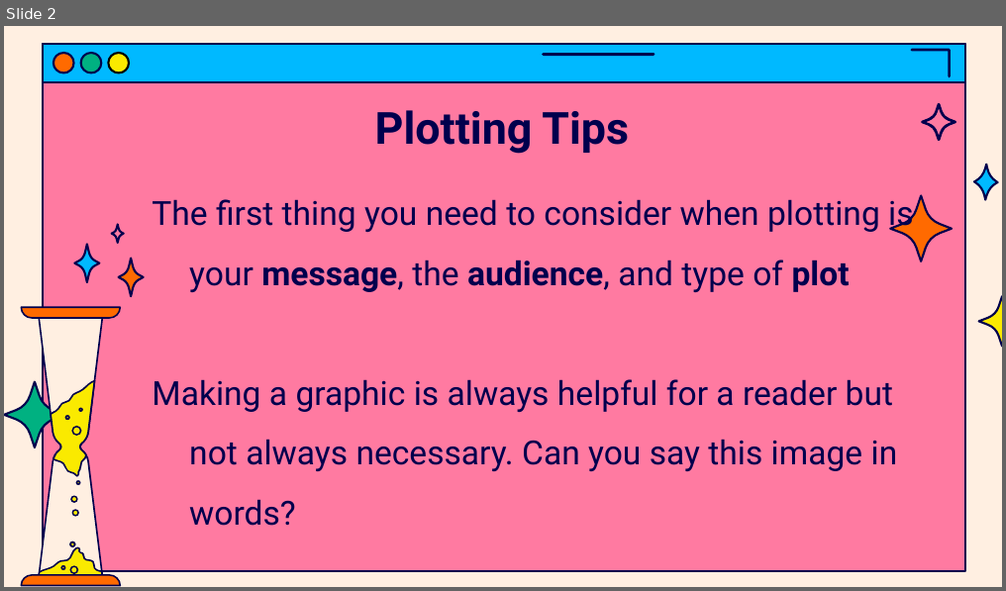
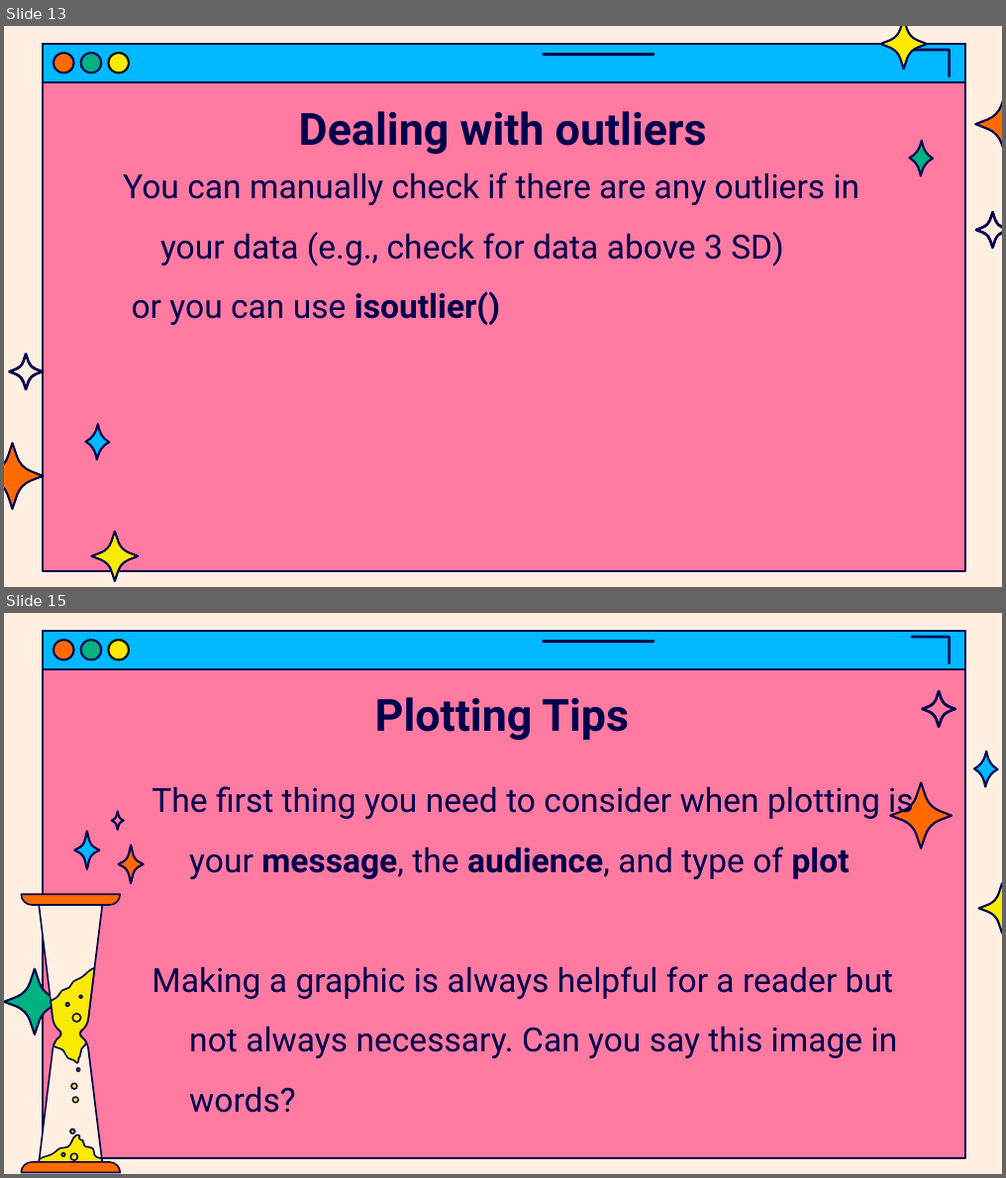
Before and after one commit to jasondsc/MATDRAB2MATFAB, a slide deck: slides/MATLAB_class_4.pptx. Shown one above the other, each under a label of ours: slide 2 before the commit, slides 13 and 15 after it; the slides between them are not shown. The pictures are 1006x591 and 1006x1178 pixels, drawn with LibreOffice and Linux fonts; fonts in the diff are those of the drawing. Boxes give left, top, right and bottom in pixels: in the first picture for what was removed or moved away, otherwise in the second. Text is boxed around its words. In the diff, an @@ line names an element or a change of style, - is before the commit and + after.

```diff
--- a/slides/MATLAB_class_4.pptx
+++ b/slides/MATLAB_class_4.pptx
@@ slide 13 added at [4,26,1002,587], background #FFEFE1; not listed: 1 template element that a slide beside it also shows @@
@@ group added at [43,44,965,81]: 6 freeform shapes @@
@@ freeform shape added at [880,26,926,69], fill #FAEA00, outline #00004D 1.5 pt @@
@@ title added at [299,111,707,155], 32 pt, text #00004D, bold @@
+Dealing with outliers
@@ freeform shape added at [975,91,1002,157], fill #FF6A00, outline #00004D 1.5 pt @@
@@ freeform shape added at [909,141,933,176], fill #00B181, outline #00004D 1.5 pt @@
@@ text added at [123,173,860,326], 24 pt, text #00004D @@
+You can manually check if there are any outliers in your data (e.g., check for data above 3 SD)
+or you can use isoutlier()
@@ freeform shape added at [975,211,1002,249], fill #00004D, outline #00004D 0.75 pt @@
@@ freeform shape added at [9,354,43,390], fill #00004D, outline #00004D 0.75 pt @@
@@ freeform shape added at [86,424,110,460], fill #00B9FF, outline #00004D 1.5 pt @@
@@ freeform shape added at [4,443,43,509], fill #FF6A00, outline #00004D 1.5 pt @@
@@ freeform shape added at [92,532,138,581], fill #FAEA00, outline #00004D 1.5 pt @@
@@ what was slide 2 is now slide 15 @@
```
Also in this commit, not shown: 1 slide changed, 12 other slides added, 10 other files.
